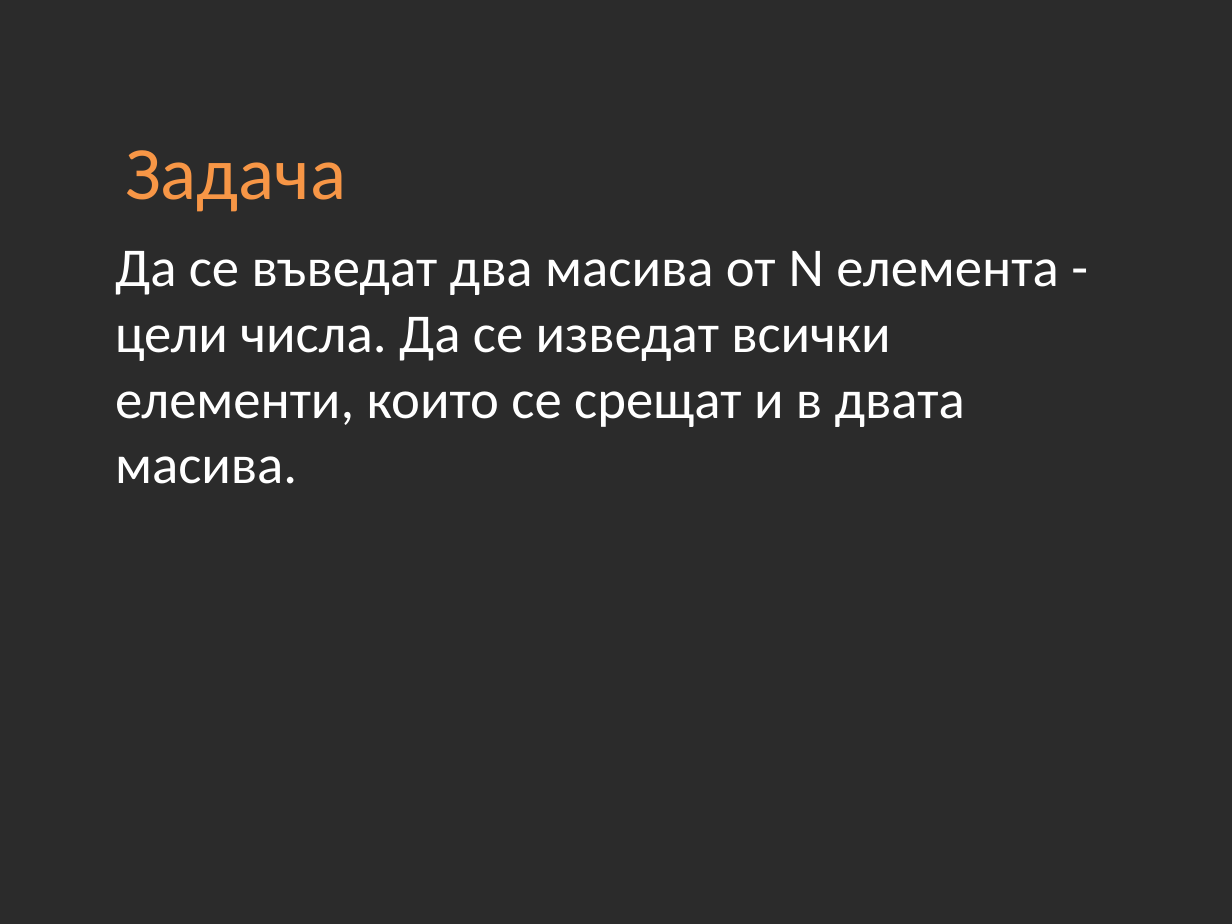
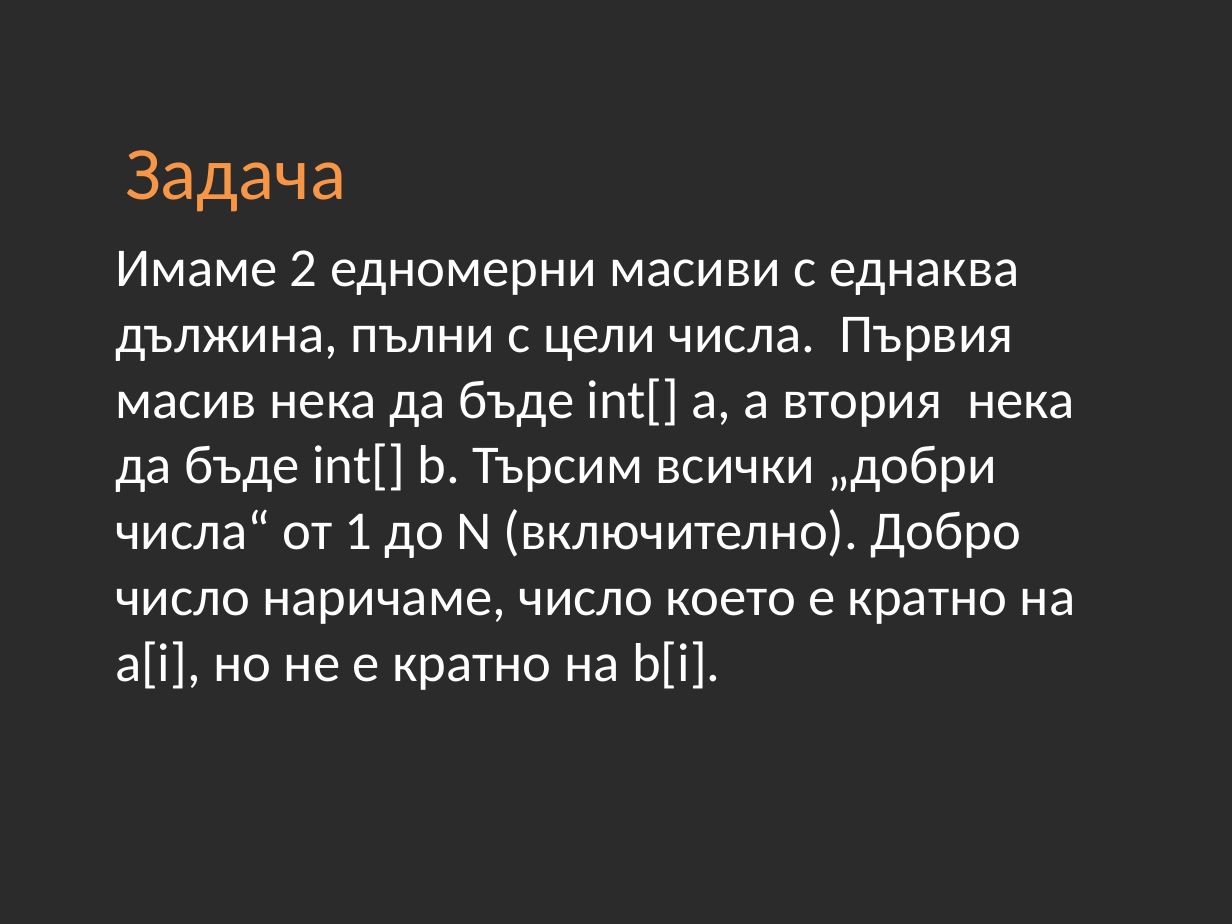
Before and after one commit to Academy-Soft-Intellect/Java-Course, a slide deck: slide 2 of 17-Exam preparation.pptx. Drawn at 1232x924 pixels with LibreOffice and Linux fonts; fonts in the diff are those of the drawing; background and template pictures are left out; a plain dark background stands for a picture behind light text. Boxes give left, top, right and bottom in pixels: in the first picture for what was removed or moved away, otherwise in the second. Text is boxed around its words. In the diff, an @@ line names an element or a change of style, - is before the commit and + after.

Commit message:
Lecture 17

```diff
--- a/17-Exam preparation.pptx
+++ b/17-Exam preparation.pptx
@@ text at (x1=115, y1=250, x2=1076, y2=690): text changed @@
-Да се въведат два масива от N елемeнта - цели числа. Да се изведат всички елементи, които се срещат и в двата масива.
+Имаме 2 едномерни масиви с еднаква дължина, пълни с цели числа. Първия масив нека да бъде int[] a, а втория нека да бъде int[] b. Търсим всички „добри числа“ от 1 до N (включително). Добро число наричаме, число което е кратно на a[i], но не е кратно на b[i].
```
Also in this commit, not shown: 2 other slides changed.
